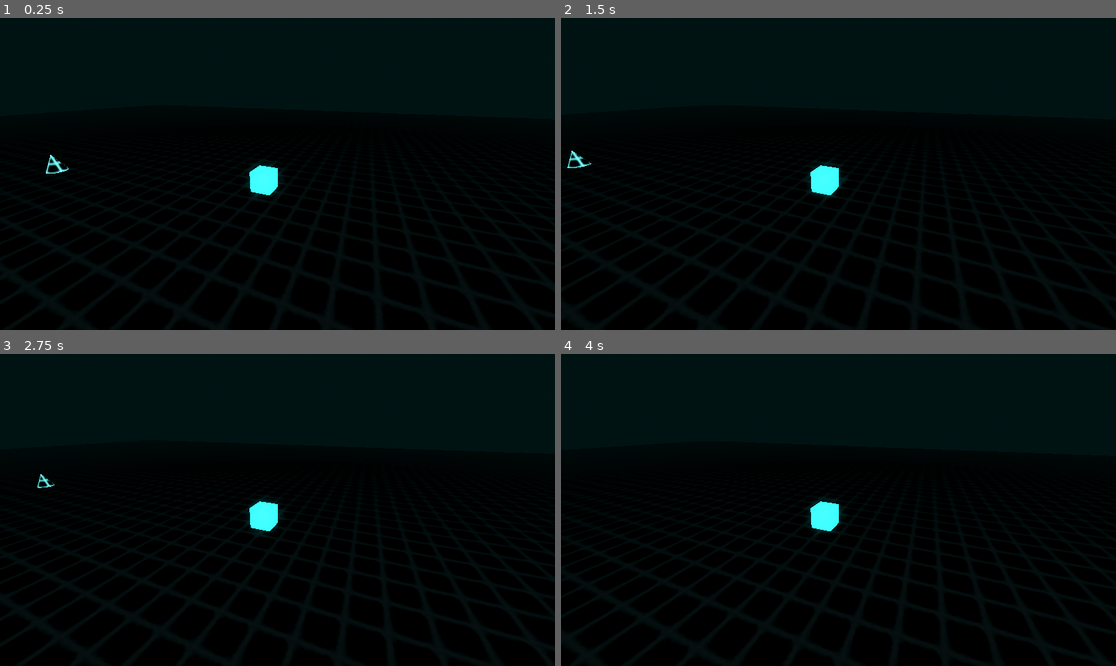
Above: before the commit, frames 1-4 (two rows, left to right).
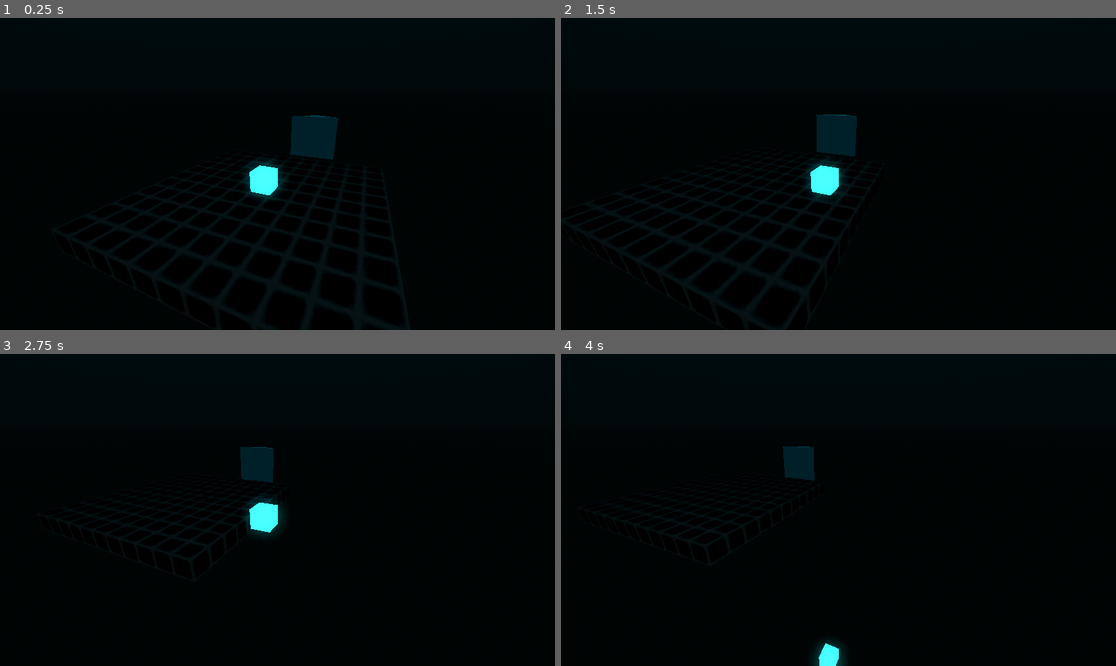
Above: after the commit, the same moments.

Repository: Username4D/rasterrun
Game: Godot game, scene res://scenes/demo_scene.tscn
The game is run twice, just before and just after one commit, with the same random seed, the same clock (stepped at 60 frames per second) and the same inputs.
Inputs:
- Up to frame 1 (0.25 s): no input
- Up to frame 2 (1.5 s): hold Right (ui_right) 0.53-1.28 s; hold Down (ui_down) from 1.28 s (still down)
- Up to frame 3 (2.75 s): release Down (ui_down) at 2.03 s; hold Right (ui_right) from 2.03 s (still down)
- Up to frame 4 (4 s): release Right (ui_right) at 2.78 s; hold Up (ui_up) 2.78-3.53 s; hold Left (ui_left) from 3.53 s (still down)

The runs differ from the first frame. In frame 1, 1.3% of the frame differs, in the area x 8-61%, y 31-59%; in frame 2, 1.2%; in frame 3, 0.8%; in frame 4, 1.4%, in the area x 39-52%, y 29-100%.

Commit message:
added full path generation using new floor class, added fallbacks to prevent paths being placed on top of each other

Diff:
--- a/scenes/demo_scene.tscn
+++ b/scenes/demo_scene.tscn
@@ -1,19 +1,15 @@
-[gd_scene load_steps=13 format=3 uid="uid://cqf1pye3c1kvl"]
+[gd_scene load_steps=8 format=3 uid="uid://cqf1pye3c1kvl"]
 
-[ext_resource type="Material" uid="uid://bdfydinqsh5mt" path="res://resources/wall.tres" id="1_blhf0"]
+[ext_resource type="PackedScene" uid="uid://cqniu86ehuq6y" path="res://scenes/floor.tscn" id="2_0ekuu"]
+[ext_resource type="Script" uid="uid://bp6r7shwy5ruv" path="res://scenes/floors.gd" id="2_8m1ix"]
 [ext_resource type="PackedScene" uid="uid://bl7uumbime3mk" path="res://scenes/player.tscn" id="2_ba4t3"]
-[ext_resource type="PackedScene" uid="uid://ch3gpdhfoyjbm" path="res://scenes/wall.tscn" id="3_0ekuu"]
-[ext_resource type="PackedScene" uid="uid://dufstaynulvg5" path="res://scenes/pulse_wall.tscn" id="4_8m1ix"]
-[ext_resource type="PackedScene" uid="uid://b77hpbyp824ng" path="res://scenes/spinner.tscn" id="5_bk2b3"]
-[ext_resource type="PackedScene" uid="uid://bq334buxcf7ff" path="res://scenes/spinner_wall.tscn" id="6_64dih"]
-[ext_resource type="PackedScene" uid="uid://clh8jtbrdus8o" path="res://scenes/spike.tscn" id="7_blhf0"]
 
 [sub_resource type="ProceduralSkyMaterial" id="ProceduralSkyMaterial_ba4t3"]
-sky_top_color = Color(0, 0, 0, 1)
-sky_horizon_color = Color(0, 0, 0, 1)
+sky_top_color = Color(3.128499e-07, 0.30717537, 0.3524423, 1)
+sky_horizon_color = Color(2.466701e-07, 0.16922805, 0.20744321, 1)
 sky_cover_modulate = Color(0, 0, 0, 1)
 ground_bottom_color = Color(0, 0.034122694, 0.034534093, 1)
-ground_horizon_color = Color(0, 0, 0, 1)
+ground_horizon_color = Color(3.008172e-07, 0.18995106, 0.22601193, 1)
 
 [sub_resource type="Sky" id="Sky_0ekuu"]
 sky_material = SubResource("ProceduralSkyMaterial_ba4t3")
@@ -28,13 +24,12 @@
 glow_hdr_scale = 2.43
 glow_hdr_luminance_cap = 105.59
 fog_enabled = true
-fog_light_color = Color(0, 0.08052874, 0.08052874, 1)
+fog_light_color = Color(1.5792903e-08, 0.039755587, 0.039755557, 1)
+fog_density = 0.0
+fog_sky_affect = 0.97
 
-[sub_resource type="BoxShape3D" id="BoxShape3D_bk2b3"]
-size = Vector3(100, 1, 100)
-
-[sub_resource type="BoxMesh" id="BoxMesh_64dih"]
-size = Vector3(100, 1, 100)
+[sub_resource type="PrismMesh" id="PrismMesh_0ekuu"]
+size = Vector3(4.025, 1.94, 3.59)
 
 [node name="Node3D" type="Node3D"]
 
@@ -46,69 +41,15 @@
 shadow_enabled = true
 sky_mode = 2
 
-[node name="StaticBody3D" type="StaticBody3D" parent="." groups=["collidable"]]
-
-[node name="CollisionShape3D" type="CollisionShape3D" parent="StaticBody3D"]
-shape = SubResource("BoxShape3D_bk2b3")
-
-[node name="MeshInstance3D" type="MeshInstance3D" parent="StaticBody3D"]
-mesh = SubResource("BoxMesh_64dih")
-surface_material_override/0 = ExtResource("1_blhf0")
-
-[node name="wall" parent="StaticBody3D" instance=ExtResource("3_0ekuu")]
-transform = Transform3D(1, 0, 0, 0, 1, 0, 0, 0, 1, 2.4468706, 1, -0.32570577)
-
-[node name="wall2" parent="StaticBody3D" instance=ExtResource("3_0ekuu")]
-transform = Transform3D(1, 0, 0, 0, 1, 0, 0, 0, 1, 1.4468706, 1, -0.32570577)
-
-[node name="wall3" parent="StaticBody3D" instance=ExtResource("3_0ekuu")]
+[node name="player" parent="." instance=ExtResource("2_ba4t3")]
 transform = Transform3D(1, 0, 0, 0, 1, 0, 0, 0, 1, 0, 1, 0)
 
-[node name="pulse_wall" parent="." instance=ExtResource("4_8m1ix")]
-transform = Transform3D(1, 0, 0, 0, 1, 0, 0, 0, 1, 4, 1, 0)
+[node name="floors" type="Node3D" parent="."]
+script = ExtResource("2_8m1ix")
 
-[node name="pulse_wall2" parent="." instance=ExtResource("4_8m1ix")]
-transform = Transform3D(1, 0, 0, 0, 1, 0, 0, 0, 1, 5, 1, 0)
-offset = 0.25
+[node name="floor" parent="floors" instance=ExtResource("2_0ekuu")]
+transform = Transform3D(1, 0, 0, 0, 1, 0, 0, 0, 1, 0, 0.5, 1)
 
-[node name="pulse_wall3" parent="." instance=ExtResource("4_8m1ix")]
-transform = Transform3D(1, 0, 0, 0, 1, 0, 0, 0, 1, 6, 1, 0)
-offset = 0.5
-
-[node name="pulse_wall4" parent="." instance=ExtResource("4_8m1ix")]
-transform = Transform3D(1, 0, 0, 0, 1, 0, 0, 0, 1, 7, 1, 0)
-offset = 0.75
-
-[node name="pulse_wall5" parent="." instance=ExtResource("4_8m1ix")]
-transform = Transform3D(1, 0, 0, 0, 1, 0, 0, 0, 1, 8, 1, 0)
-offset = 1.0
-
-[node name="pulse_wall6" parent="." instance=ExtResource("4_8m1ix")]
-transform = Transform3D(1, 0, 0, 0, 1, 0, 0, 0, 1, 9, 1, 0)
-offset = 1.25
-
-[node name="pulse_wall7" parent="." instance=ExtResource("4_8m1ix")]
-transform = Transform3D(1, 0, 0, 0, 1, 0, 0, 0, 1, 10, 1, 0)
-offset = 1.5
-
-[node name="pulse_wall8" parent="." instance=ExtResource("4_8m1ix")]
-transform = Transform3D(1, 0, 0, 0, 1, 0, 0, 0, 1, 11, 1, 0)
-offset = 1.75
-
-[node name="spinner" parent="." instance=ExtResource("5_bk2b3")]
-transform = Transform3D(1, 0, 0, 0, 1, 0, 0, 0, 1, 56, 0, -1)
-
-[node name="spinner2" parent="." instance=ExtResource("6_64dih")]
-transform = Transform3D(1, 0, 0, 0, 1, 0, 0, 0, 1, -6, 1, -9)
-
-[node name="spike" parent="." instance=ExtResource("7_blhf0")]
-transform = Transform3D(1, 0, 0, 0, 1, 0, 0, 0, 1, -11, 1, -14)
-
-[node name="spike2" parent="." instance=ExtResource("7_blhf0")]
-transform = Transform3D(1, 0, 0, 0, 1, 0, 0, 0, 1, -11, 1, -12)
-
-[node name="spike3" parent="." instance=ExtResource("7_blhf0")]
-transform = Transform3D(1, 0, 0, 0, 1, 0, 0, 0, 1, 4, 1, 6)
-
-[node name="player" parent="." instance=ExtResource("2_ba4t3")]
-transform = Transform3D(1, 0, 0, 0, 1, 0, 0, 0, 1, -8.589, 1, 7.387)
+[node name="MeshInstance3D" type="MeshInstance3D" parent="floors"]
+transform = Transform3D(1, 0, 0, 0, -0.05233594, -0.9986295, 0, 0.9986295, -0.05233594, 0, 0, 0)
+mesh = SubResource("PrismMesh_0ekuu")
--- a/scenes/floor.tscn
+++ b/scenes/floor.tscn
@@ -4,21 +4,21 @@
 [ext_resource type="PackedScene" uid="uid://ch3gpdhfoyjbm" path="res://scenes/wall.tscn" id="1_ukw5w"]
 
 [sub_resource type="BoxShape3D" id="BoxShape3D_whr1e"]
-size = Vector3(12, 1, 0.05)
+size = Vector3(11, 1, 0.05)
 
 [node name="floor" type="Node3D"]
 script = ExtResource("1_kuqtn")
 
 [node name="wall" parent="." instance=ExtResource("1_ukw5w")]
-transform = Transform3D(12, 0, 0, 0, 1, 0, 0, 0, 13, 0, -0.5, 0)
+transform = Transform3D(11, 0, 0, 0, 1, 0, 0, 0, 11, 0, -0.5, 0)
 
 [node name="next_floor" type="Marker3D" parent="."]
-transform = Transform3D(1, 0, 0, 0, 1, 0, 0, 0, 1, 0, 0, 12)
+transform = Transform3D(1, 0, 0, 0, 1, 0, 0, 0, 1, 0, 0, 11)
 
 [node name="exit" type="Area3D" parent="."]
 
 [node name="CollisionShape3D" type="CollisionShape3D" parent="exit"]
-transform = Transform3D(1, 0, 0, 0, 1, 0, 0, 0, 1, 0, 0, 6.5)
+transform = Transform3D(1, 0, 0, 0, 1, 0, 0, 0, 1, 0, 0, 5.5)
 shape = SubResource("BoxShape3D_whr1e")
 
 [connection signal="body_entered" from="exit" to="." method="_on_exit_body_entered"]
--- /dev/null
+++ b/scenes/floors.gd
@@ -0,0 +1,44 @@
+extends Node3D
+
+@onready var last = self.get_child(0)
+
+var mi_one = [preload("res://scenes/floors/-1/0.tscn")]
+var zero = [preload("res://scenes/floors/0/0.tscn")]
+var one = [preload("res://scenes/floors/1/0.tscn")]
+
+var rng = RandomNumberGenerator.new()
+
+func _ready() -> void:
+	rng.randomize()
+
+func spawn_new():
+	var possible = [mi_one, zero, one]
+	for i in self.get_children():
+		if round(last.position+ Vector3(last.next.x * -1, 0, last.next.y).rotated(Vector3 (0,01,0), last.rotation.y) * 11 + Vector3(11, 0, 0).rotated(Vector3 (0,01,0), last.rotation.y - 0.5 * PI * last.next.x)) == round(i.position):
+			print("no_left")
+			possible.erase(mi_one)
+		if round(last.position+ Vector3(last.next.x * -1, 0, last.next.y).rotated(Vector3 (0,01,0), last.rotation.y) * 11 + Vector3(-11, 0, 0).rotated(Vector3 (0,01,0), last.rotation.y - 0.5 * PI * last.next.x)) == round(i.position):
+			print("no_right")
+			possible.erase(one)
+		if round(last.position+ Vector3(last.next.x * -1, 0, last.next.y).rotated(Vector3 (0,01,0), last.rotation.y) * 11 + Vector3(0, 00, 11).rotated(Vector3 (0,01,0), last.rotation.y- 0.5 * PI * last.next.x)) == round(i.position):
+			print("no_front")
+			possible.erase(zero)
+
+	var next_arr
+	if len(possible) != 0:
+		next_arr = possible[rng.randi_range(0, len(possible) - 1)]
+	else:
+		print("no_route")
+
+	var new
+
+	if next_arr:
+		new = next_arr[rng.randi_range(0, len(next_arr) - 1)].instantiate()
+		new.position = last.position + Vector3(last.next.x * -1, 0, last.next.y).rotated(Vector3 (0,01,0), last.rotation.y) * 11
+		new.rotation_degrees.y = roundi(last.rotation_degrees.y) + -90 * last.next.x
+		self.add_child(new)
+		last = new
+
+func _process(delta: float) -> void:
+	$MeshInstance3D.position = round(last.position+ Vector3(last.next.x * -1, 0, last.next.y).rotated(Vector3 (0,01,0), last.rotation.y) * 11)
+	$MeshInstance3D.rotation.y =  last.rotation.y - 0.5 * PI * last.next.x
--- /dev/null
+++ b/scenes/floors/-1/0.tscn
@@ -0,0 +1,13 @@
+[gd_scene load_steps=3 format=3 uid="uid://wf7b87r0wjko"]
+
+[ext_resource type="PackedScene" uid="uid://cqniu86ehuq6y" path="res://scenes/floor.tscn" id="1_0fbkt"]
+[ext_resource type="PackedScene" uid="uid://ch3gpdhfoyjbm" path="res://scenes/wall.tscn" id="2_xw88u"]
+
+[node name="floor" instance=ExtResource("1_0fbkt")]
+next = Vector2(-1, 0)
+
+[node name="wall4" parent="." index="1" instance=ExtResource("2_xw88u")]
+transform = Transform3D(-4.371139e-08, 0, 11, 0, 1, 0, -1, 0, -4.808253e-07, 0, 0.5, 5)
+
+[node name="wall3" parent="." index="2" instance=ExtResource("2_xw88u")]
+transform = Transform3D(1, 0, 0, 0, 1, 0, 0, 0, 10, -5, 0.5, -0.5)
--- /dev/null
+++ b/scenes/floors/0/0.tscn
@@ -0,0 +1,18 @@
+[gd_scene load_steps=3 format=3 uid="uid://oqf63acvkf2r"]
+
+[ext_resource type="PackedScene" uid="uid://cqniu86ehuq6y" path="res://scenes/floor.tscn" id="1_2u5rs"]
+[ext_resource type="PackedScene" uid="uid://ch3gpdhfoyjbm" path="res://scenes/wall.tscn" id="2_eetfa"]
+
+[node name="floor" instance=ExtResource("1_2u5rs")]
+
+[node name="wall2" parent="." index="1" instance=ExtResource("2_eetfa")]
+transform = Transform3D(1, 0, 0, 0, 1, 0, 0, 0, 11, 5, 0.5, 0)
+
+[node name="wall3" parent="." index="2" instance=ExtResource("2_eetfa")]
+transform = Transform3D(1, 0, 0, 0, 1, 0, 0, 0, 11, -5, 0.5, 0)
+
+[node name="next_floor" parent="." index="3"]
+transform = Transform3D(1, 0, 0, 0, 1, 0, 0, 0, 1, 0, 0, -11)
+
+[node name="CollisionShape3D" parent="exit" index="0"]
+transform = Transform3D(1, 0, 0, 0, 1, 0, 0, 0, 1, 0, 0, -5.5)
--- /dev/null
+++ b/scenes/floors/1/0.tscn
@@ -0,0 +1,13 @@
+[gd_scene load_steps=3 format=3 uid="uid://b246oqgutwcb2"]
+
+[ext_resource type="PackedScene" uid="uid://cqniu86ehuq6y" path="res://scenes/floor.tscn" id="1_cb0pe"]
+[ext_resource type="PackedScene" uid="uid://ch3gpdhfoyjbm" path="res://scenes/wall.tscn" id="2_a5k0q"]
+
+[node name="floor" instance=ExtResource("1_cb0pe")]
+next = Vector2(1, 0)
+
+[node name="wall4" parent="." index="1" instance=ExtResource("2_a5k0q")]
+transform = Transform3D(-4.371139e-08, 0, 11, 0, 1, 0, -1, 0, -4.808253e-07, 0, 0.5, 5)
+
+[node name="wall3" parent="." index="2" instance=ExtResource("2_a5k0q")]
+transform = Transform3D(1, 0, 0, 0, 1, 0, 0, 0, 10, 5, 0.5, -0.5)
--- a/scenes/wall.tscn
+++ b/scenes/wall.tscn
@@ -1,12 +1,16 @@
-[gd_scene load_steps=4 format=3 uid="uid://ch3gpdhfoyjbm"]
+[gd_scene load_steps=5 format=3 uid="uid://ch3gpdhfoyjbm"]
 
+[ext_resource type="Script" uid="uid://b3w4mpqhbrn44" path="res://scripts/wall.gd" id="1_2ktk7"]
 [ext_resource type="Material" uid="uid://bdfydinqsh5mt" path="res://resources/wall.tres" id="1_wykyb"]
 
 [sub_resource type="BoxMesh" id="BoxMesh_uvhfp"]
+resource_local_to_scene = true
 
 [sub_resource type="BoxShape3D" id="BoxShape3D_wykyb"]
+resource_local_to_scene = true
 
 [node name="wall" type="StaticBody3D" groups=["collidable"]]
+script = ExtResource("1_2ktk7")
 
 [node name="MeshInstance3D" type="MeshInstance3D" parent="."]
 mesh = SubResource("BoxMesh_uvhfp")
--- a/scripts/floor.gd
+++ b/scripts/floor.gd
@@ -3,12 +3,13 @@
 @export var next = Vector2(0,1)
 
 func _ready() -> void:
-	$exit.rotation_degrees.y = next.x * 9
-	$next_floor.position.x = 12 * next.y
-	$next_floor.position.z = 12 * next.x
+	$exit.rotation_degrees.y = next.x * 90 - 180
+	$next_floor.position.x = 11 * next.y
+	$next_floor.position.z = -11 * next.x
 	if not $wall.visible:
 		$wall.queue_free()
 
 func _on_exit_body_entered(body: Node3D) -> void:
 	if body.is_in_group("player"):
 		self.get_parent().spawn_new()
+		$exit.queue_free()
--- /dev/null
+++ b/scripts/wall.gd
@@ -0,0 +1,6 @@
+extends StaticBody3D
+
+func _ready() -> void:
+	$MeshInstance3D.mesh.size = self.scale
+	$CollisionShape3D.scale = self.scale
+	self.scale = Vector3.ONE
Not shown, added: scenes/floors.gd.uid
Not shown, added: scripts/wall.gd.uid
